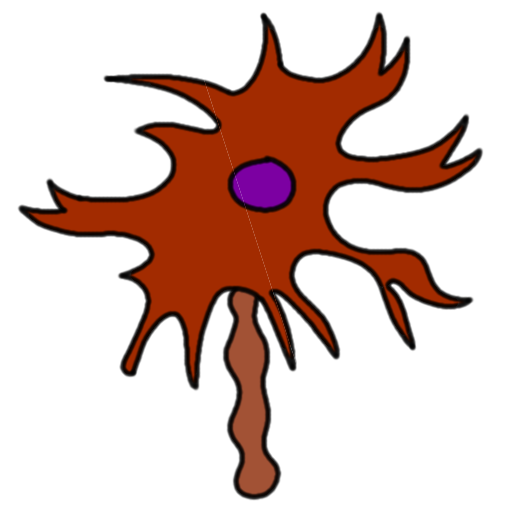
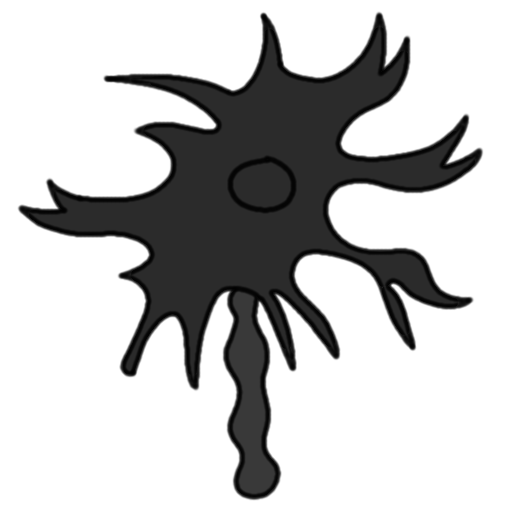
The second 512 × 512 image is a revision of the first. Changes to its layers:
hid group "Mort" (5 layers) over [25, 21, 478, 497]
painted on "noyau" (1st of 2, in "Mort") over [192, 21, 478, 448]
painted on "axom" (1st of 2, in "Mort") over [192, 21, 478, 497]
painted on "dentrite" (1st of 2, in "Mort") over [25, 21, 478, 448]
painted on "couleur" (1st of 2, in "Mort") over [25, 21, 478, 497]
removed group "Mort" (2nd of 2) (4 layers) over [25, 24, 320, 497]
removed layer "noyau" (2nd of 3, in "Mort") from group "Mort" over [192, 128, 256, 256]
removed layer "axom" (2nd of 3, in "Mort") from group "Mort" over [192, 256, 320, 497]
removed layer "dentrite" (2nd of 3, in "Mort") from group "Mort" over [25, 64, 320, 448]
removed layer "couleur" (2nd of 3, in "Mort") from group "Mort" over [25, 24, 320, 497]
showed group "Vivant" (4 layers) over [25, 21, 478, 497]
painted on "axom" (2nd of 2, in "Vivant") over [192, 256, 320, 497]
painted on "dentrite" (2nd of 2, in "Vivant") over [25, 21, 478, 448]
painted on "couleur" (2nd of 2, in "Vivant") over [25, 21, 478, 497]
